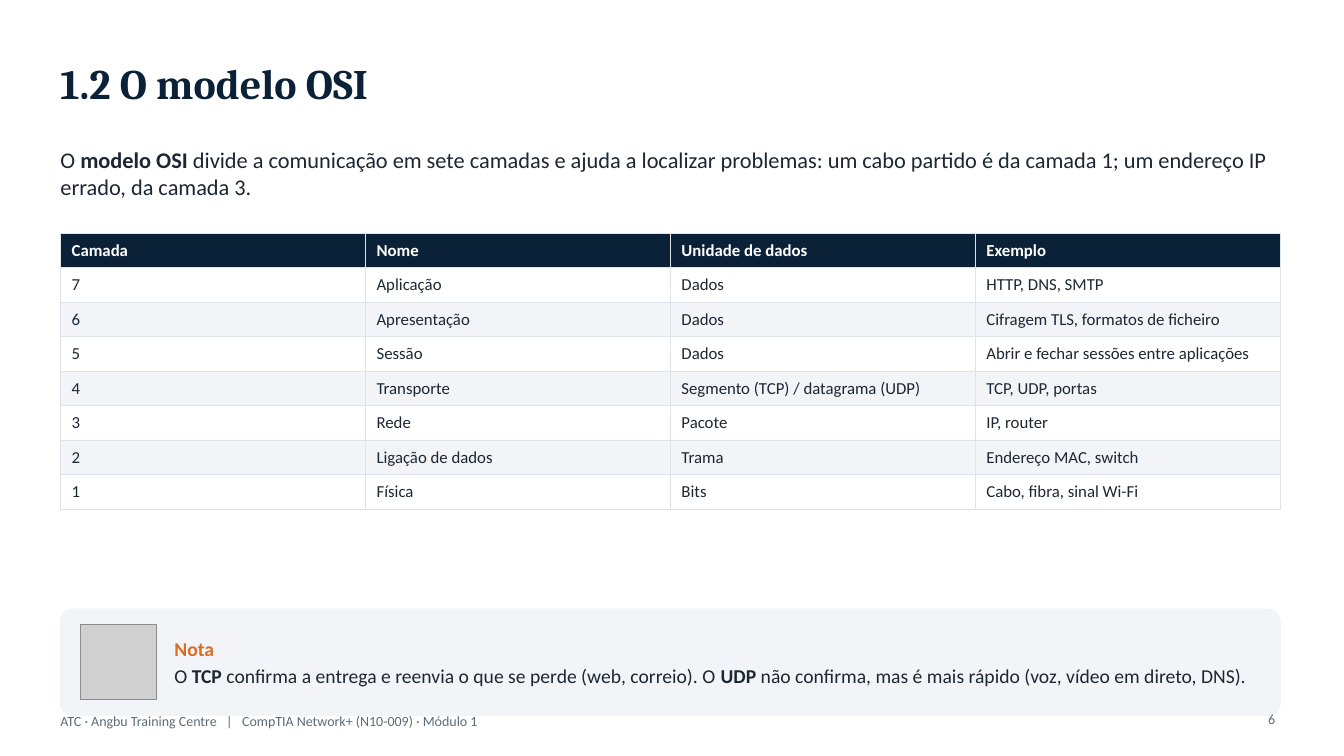
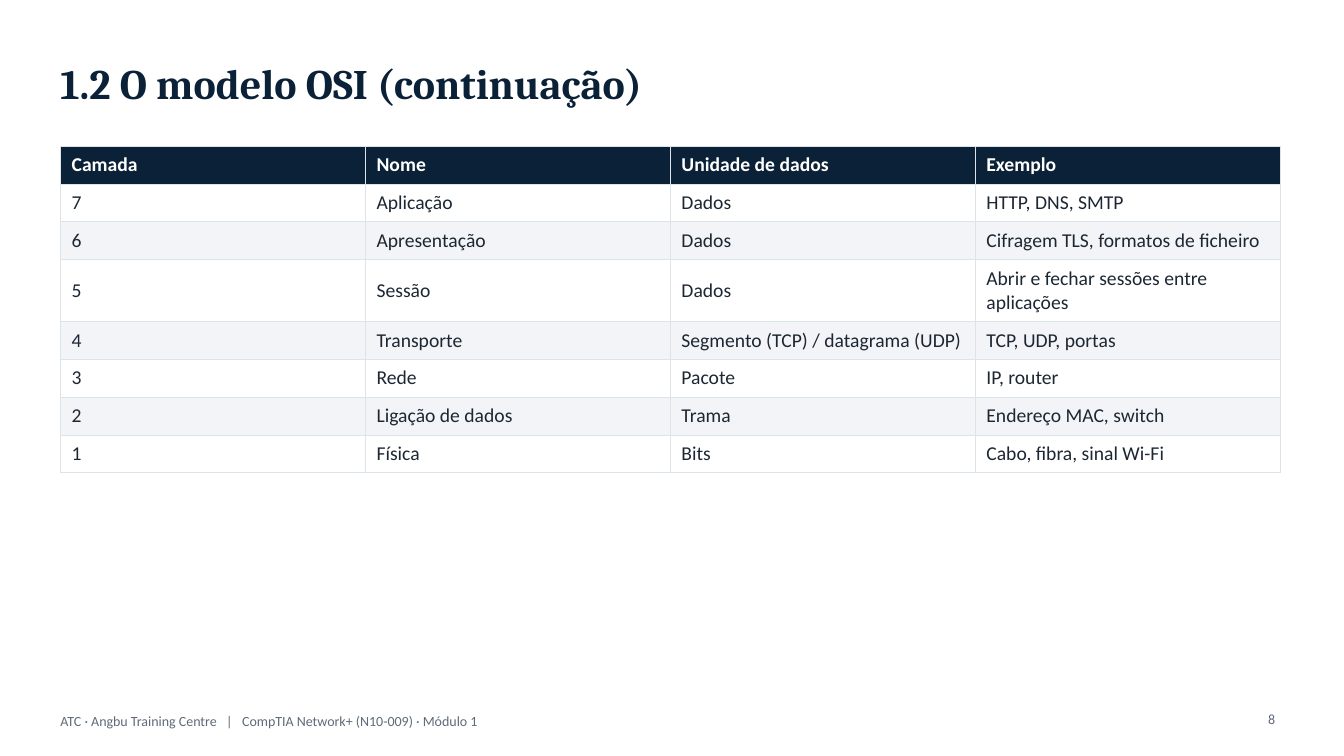
Before and after one commit to almeidaojose36/atc_lms, a slide deck: slide 8 of producao/apresentacoes/CompTIA_Network+_Modulo1.pptx (slide 6 before the commit). Drawn at 1344x756 pixels with LibreOffice and Linux fonts; fonts in the diff are those of the drawing; grey boxes stand for pictures; background and template pictures are left out. Boxes give left, top, right and bottom in pixels: in the first picture for what was removed or moved away, otherwise in the second. Text is boxed around its words. In the diff, an @@ line names an element or a change of style, - is before the commit and + after.

```diff
--- a/producao/apresentacoes/CompTIA_Network+_Modulo1.pptx
+++ b/producao/apresentacoes/CompTIA_Network+_Modulo1.pptx
@@ title at (60,68,642,108): text changed @@
-1.2 O modelo OSI
+1.2 O modelo OSI (continuação)
@@ table at (60,146,1278,467) @@
@@ size 12 to 14 pt @@
@@ table: place and size @@
-table at (60,233,1278,503)
+table at (60,146,1278,467)
@@ text removed at (60,152,1266,198) @@
-O modelo OSI divide a comunicação em sete camadas e ajuda a localizar problemas: um cabo partido é da camada 1; um endereço IP errado, da camada 3.
@@ rounded rectangle removed at (60,609,1280,715) @@
@@ picture removed at (81,624,156,700) @@
@@ text removed at (174,643,1246,687) @@
-Nota
-O TCP confirma a entrega e reenvia o que se perde (web, correio). O UDP não confirma, mas é mais rápido (voz, vídeo em direto, DNS).
@@ page number at (1268,714,1275,724): text changed @@
-6
+8
```
Also in this commit, not shown: 5 other slides changed, 6 slides added, 27 other files.
